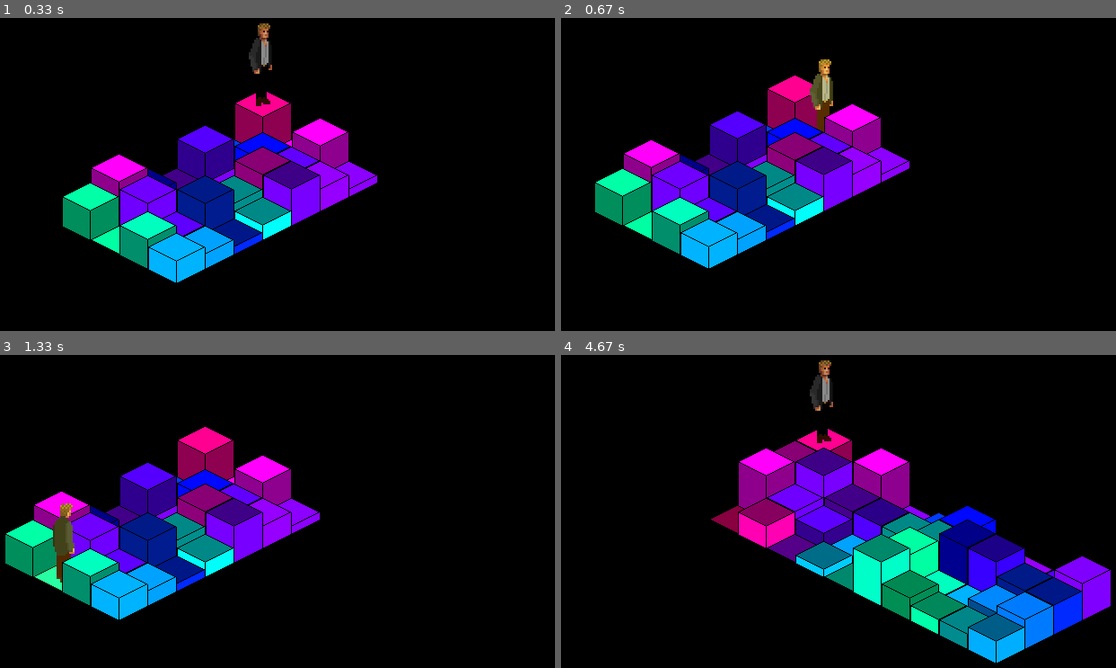
Above: before the commit, frames 1-4 (two rows, left to right).
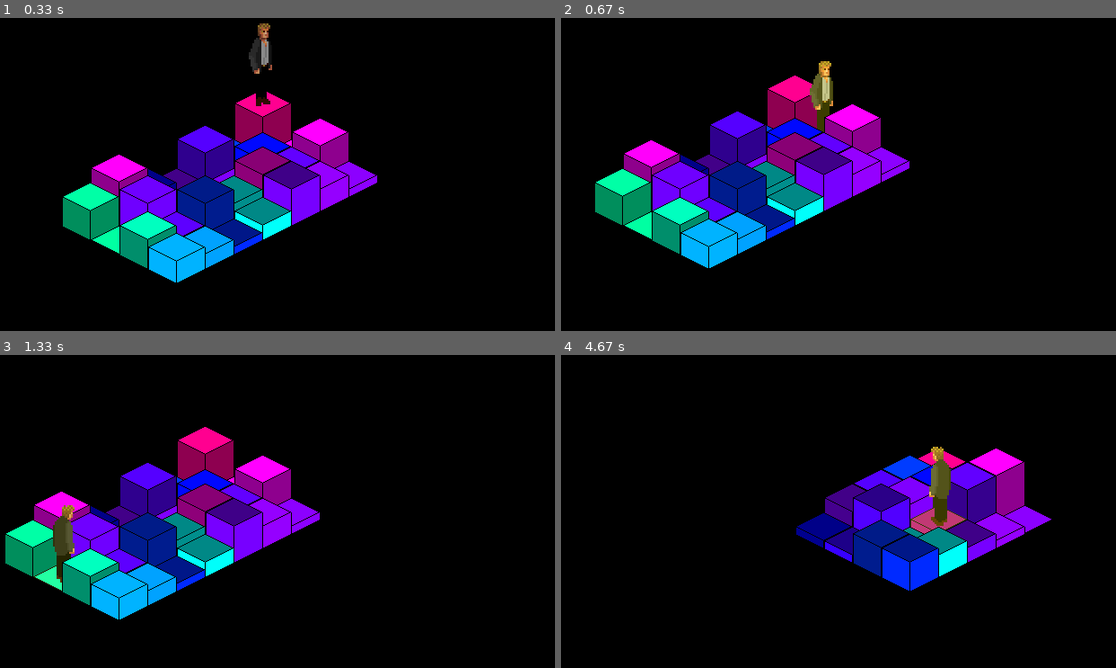
Above: after the commit, the same moments.

Repository: Zren/pyTactics
Game: pygame game, started from IsoTacticsEngine.py
The game is run twice, just before and just after one commit, with the same random seed, the same clock (stepped at 60 frames per second) and the same inputs. The source is Python 2; it was converted automatically to run under Python 3.
Inputs:
- Up to frame 1 (0.33 s): no input
- Up to frame 2 (0.67 s): hold Right from 0.33 s (still down)
- Up to frame 3 (1.33 s): release Right at 0.8 s; hold Up 0.83-1.13 s
- Up to frame 4 (4.67 s): hold Left 1.67-2.2 s; tap G at 1.82, 4.62 s; hold Down 2.23-2.53 s; hold Left 2.57-2.97 s; hold Down 4.07-4.43 s; hold Left from 4.47 s (still down)

Frame 1 is identical in both runs. In frame 2, 0.2% of the frame differs, in the area x 46-49%, y 13-37%; in frame 3, 0.2%; in frame 4, 27%, in the area x 27-100%, y 1-99%.

Commit message:
Animation and maximum fps

Diff:
--- a/Config.py
+++ b/Config.py
@@ -26,6 +26,8 @@
 pathPlayerSprites = pathImages + "player-%d.png"
 framesPerSecond = 8
 
+maxJumpHeight = 4
+
 
 
 def main():
--- a/IsoTacticsEngine.py
+++ b/IsoTacticsEngine.py
@@ -101,12 +101,19 @@
         surface.blit(tile, (x,y))
 
 class Action:
-    def __init__(self, playerSpriteId=0, overlaySprites=[], target=None):
+    def __init__(self, playerSpriteIds=[0], overlaySprites=[], target=None):
         self.playerFrame = 0
         self.overlayFrame = 0
-        self.playerSpriteId = playerSpriteId
+        self.playerSpriteIds = playerSpriteIds
         self.overlaySprites = overlaySprites
         self.target = target
+    def tick(self):
+        self.playerFrame += 1
+        if self.playerFrame >= len(self.playerSpriteIds):
+            self.playerFrame = 0
+        self.overlayFrame += 1
+        if self.overlayFrame >= len(self.overlaySprites):
+            self.overlayFrame = 0
 
 class Player:
     class Dir:
@@ -119,9 +126,12 @@
         if self.currentAction == None:
             return 0
         else:
-            return self.currentAction.playerSpriteId
+            return self.currentAction.playerSpriteIds[self.currentAction.playerFrame]
     def render(self, height):
         return self.sprites[self.playerSpriteId()][self.direction].copy()
+    def tick(self):
+        if self.currentAction:
+            self.currentAction.tick()
 
 class PlayerGrid(IsoGrid):
     def __init__(self, dimensions):
@@ -160,7 +170,7 @@
             player.direction = 1
         elif y < 0:
             player.direction = 3
-        player.currentAction = Action(1)
+        player.currentAction = Action([0,1])
 
 
 
@@ -247,6 +257,10 @@
     def gameTick(self):
         self.screen.fill((0, 0, 0))
         self.screen.blit(self.scene.render(self.resolution), (0, 0))
+        for player in self.scene.playerGrid.players:
+            player.tick()
+        print "tick"
+
     def loadScene(self, scene):
         self.scene = scene
     def shift(self, x, y):
--- a/PyGameEngine.py
+++ b/PyGameEngine.py
@@ -25,6 +25,7 @@
         self.lastFPSTime = pygame.time.get_ticks()
         self.running = 1
         self.targetFPS = 30
+        self.maxFPS = 60
         pygame.display.set_icon(self.icon)
         pygame.display.set_caption(self.title)
     def pausedInput(self, events):
@@ -62,22 +63,25 @@
             self.lastFPSTime = pygame.time.get_ticks()
     def run(self):
         pygame.time.set_timer(pygame.USEREVENT, int(1000.0 / self.targetFPS + 0.5))
+        self.clock = pygame.time.Clock()
         print "Stepping every %d ticks" % int(1000.0 / self.targetFPS + 0.5)
         last_sec = time.time()
-        frames = 0
+        frame = 0
         while self.running:
             if self.paused:
                 self.pausedInput(pygame.event.get())
             else:
                 self.gameInput(pygame.event.get())
-                self.gameTick()
+                if frame % self.targetFPS == 0:
+                    self.gameTick()
             pygame.display.flip()
-            frames += 1
+            frame += 1
             if time.time() - last_sec >= 1:
-                print "FPS:",frames
+                print "FPS:",frame
                 self.secTick()
-                frames = 0
+                frame = 0
                 last_sec = time.time()
+            self.clock.tick(self.maxFPS)
         pygame.quit()
     def gameTick(self):
         pass
Binary file changed: img/player-0.png
Not shown, changed: Config.pyc
Not shown, changed: PyGameEngine.pyc
